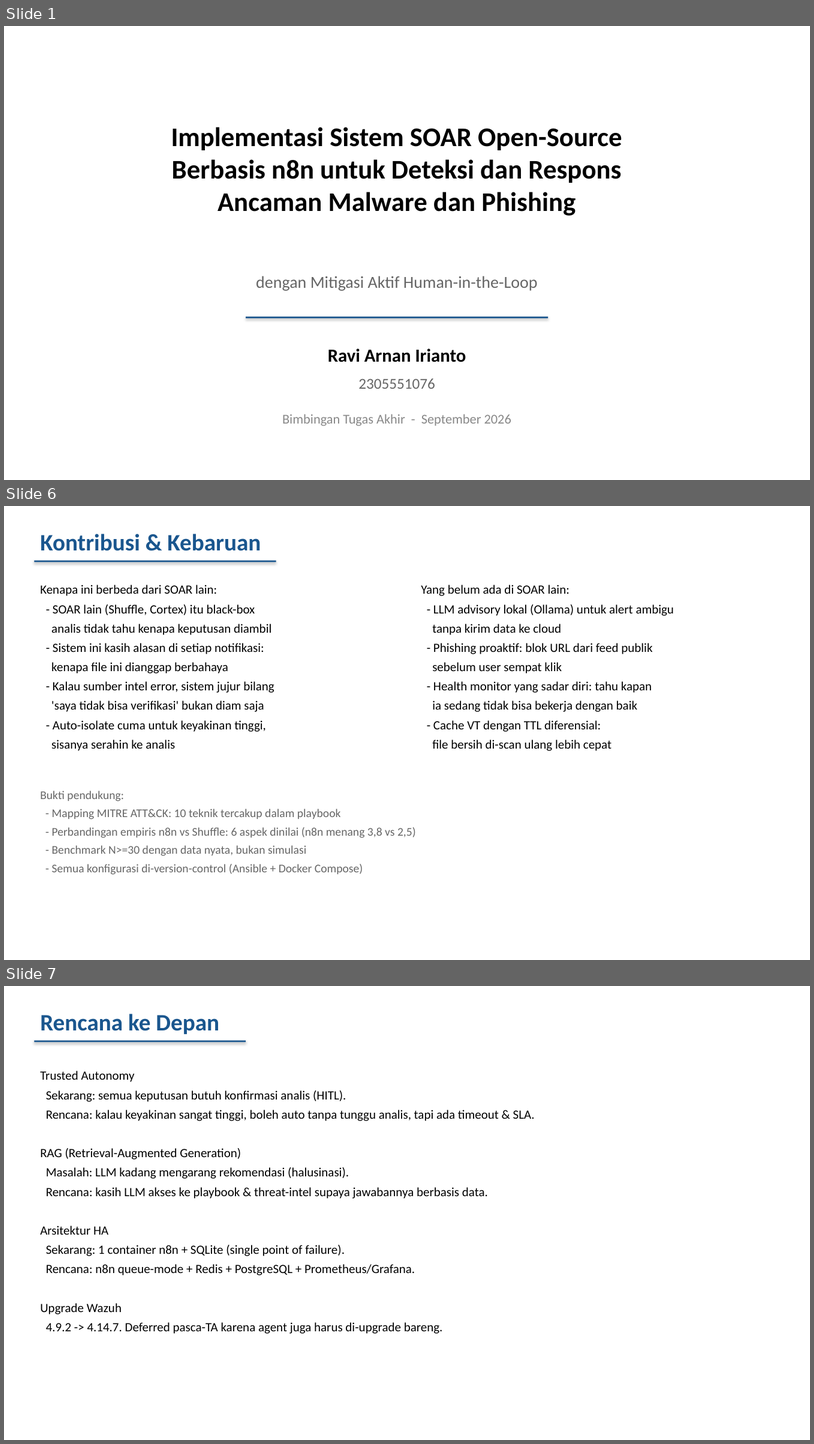
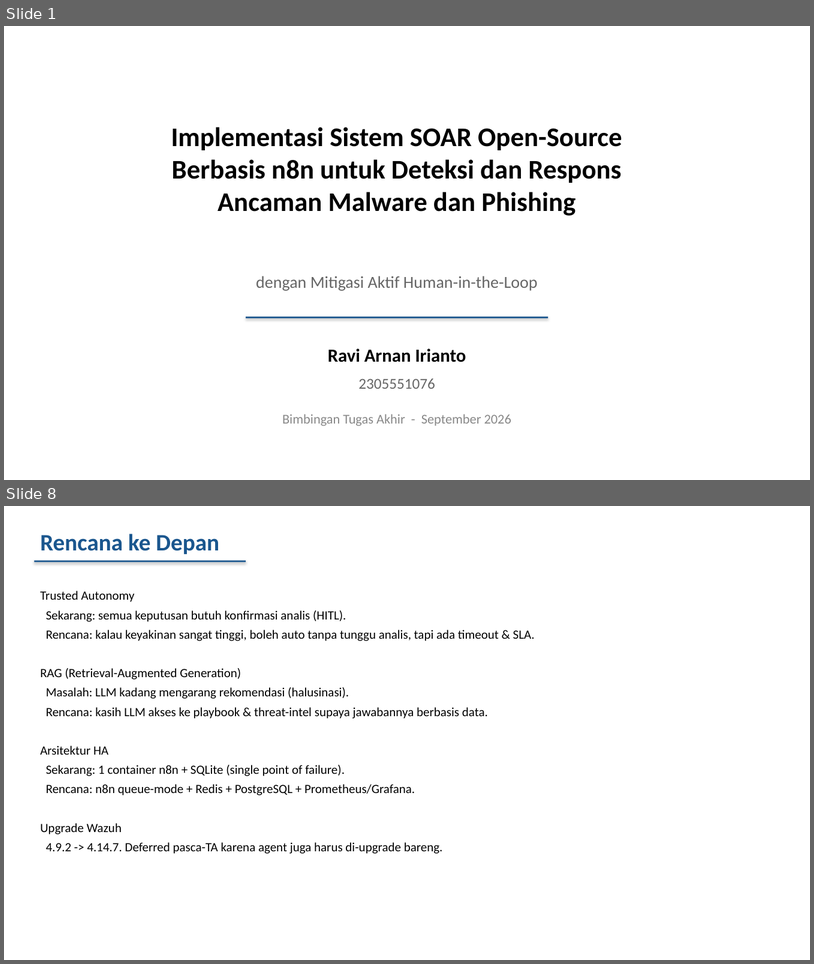
Before and after one commit to ravi-arnan/soar-project, a slide deck: docs/BIMBINGAN-TA-SOAR.pptx. Shown one above the other, each under a label of ours: slides 1, 6 and 7 before the commit, slides 1 and 8 after it; the slides between them are not shown. The pictures are 814x1444 and 814x964 pixels, drawn with LibreOffice and Linux fonts; fonts in the diff are those of the drawing. Boxes give left, top, right and bottom in pixels: in the first picture for what was removed or moved away, otherwise in the second. Text is boxed around its words. In the diff, an @@ line names an element or a change of style, - is before the commit and + after.

```diff
--- a/docs/BIMBINGAN-TA-SOAR.pptx
+++ b/docs/BIMBINGAN-TA-SOAR.pptx
@@ slide 6 removed at (4,506,810,960), background #FFFFFF @@
@@ text removed at (40,534,261,551) @@
-Kontribusi & Kebaruan
@@ rectangle removed at (34,561,276,562) @@
@@ text removed at (40,585,275,751) @@
-Kenapa ini berbeda dari SOAR lain:
-- SOAR lain (Shuffle, Cortex) itu black-box
-analis tidak tahu kenapa keputusan diambil
-- Sistem ini kasih alasan di setiap notifikasi:
-kenapa file ini dianggap berbahaya
-- Kalau sumber intel error, sistem jujur bilang
-'saya tidak bisa verifikasi' bukan diam saja
-- Auto-isolate cuma untuk keyakinan tinggi,
-sisanya serahin ke analis
@@ text removed at (421,585,675,751) @@
-Yang belum ada di SOAR lain:
-- LLM advisory lokal (Ollama) untuk alert ambigu
-tanpa kirim data ke cloud
-- Phishing proaktif: blok URL dari feed publik
-sebelum user sempat klik
-- Health monitor yang sadar diri: tahu kapan
-ia sedang tidak bisa bekerja dengan baik
-- Cache VT dengan TTL diferensial:
-file bersih di-scan ulang lebih cepat
@@ text removed at (40,790,416,874) @@
-Bukti pendukung:
-- Mapping MITRE ATT&CK: 10 teknik tercakup dalam playbook
-- Perbandingan empiris n8n vs Shuffle: 6 aspek dinilai (n8n menang 3,8 vs 2,5)
-- Benchmark N>=30 dengan data nyata, bukan simulasi
-- Semua konfigurasi di-version-control (Ansible + Docker Compose)
@@ what was slide 7 is now slide 8 @@
```
Also in this commit, not shown: 3 slides changed, 3 slides added, 1 other slide removed, 1 other file.
